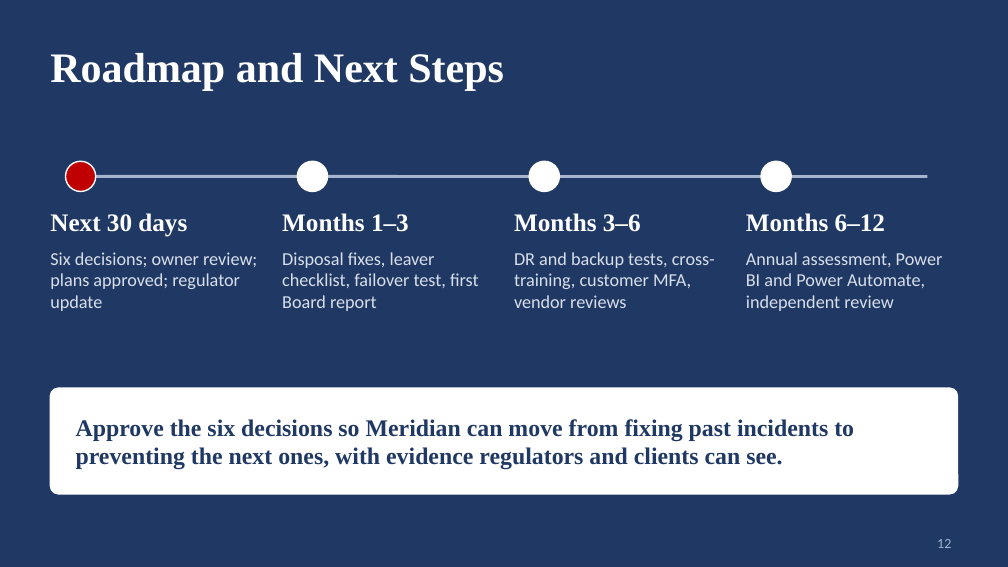
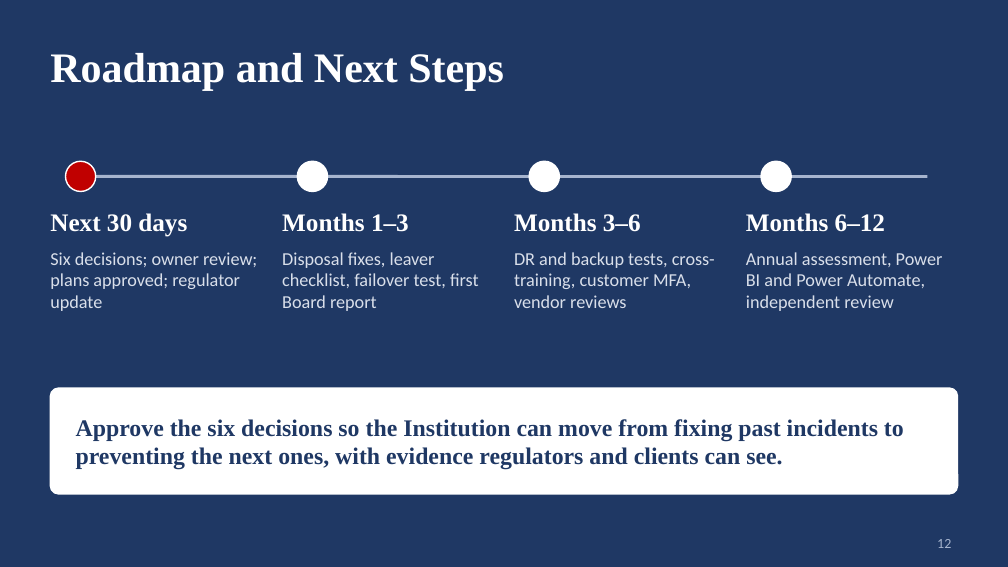
Before and after one commit to jolufowobi/financial-institution-risk-assessment, a slide deck: slide 12 of documents/09-Executive-Presentation.pptx. Drawn at 1008x567 pixels with LibreOffice and Linux fonts; fonts in the diff are those of the drawing. Boxes give left, top, right and bottom in pixels: in the first picture for what was removed or moved away, otherwise in the second. Text is boxed around its words. In the diff, an @@ line names an element or a change of style, - is before the commit and + after.

```diff
--- a/documents/09-Executive-Presentation.pptx
+++ b/documents/09-Executive-Presentation.pptx
@@ text at [76, 419, 904, 470]: text changed @@
-Approve the six decisions so Meridian can move from fixing past incidents to preventing the next ones, with evidence regulators and clients can see.
+Approve the six decisions so the Institution can move from fixing past incidents to preventing the next ones, with evidence regulators and clients can see.
```
Also in this commit, not shown: 11 other slides changed, 9 other files.
